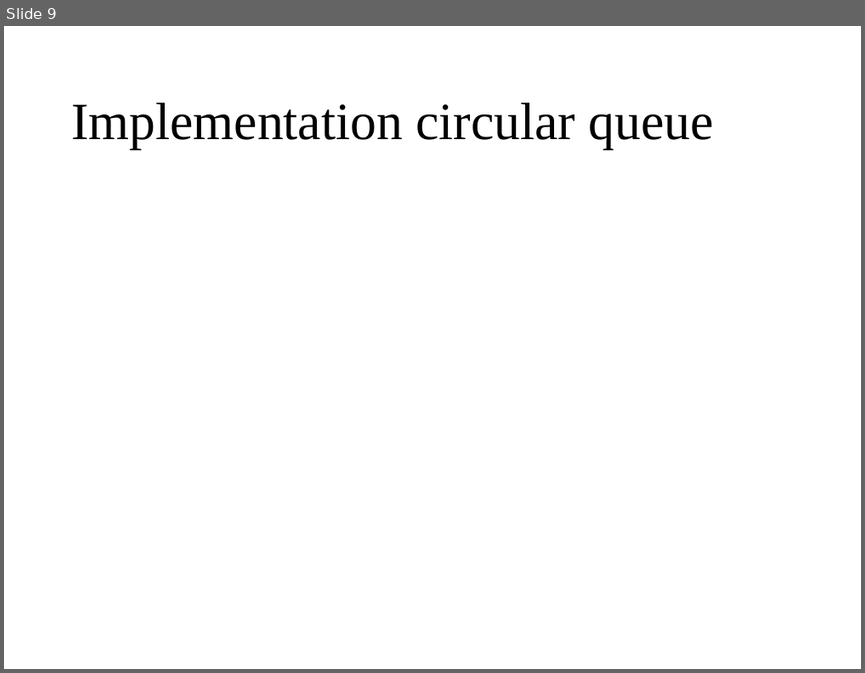
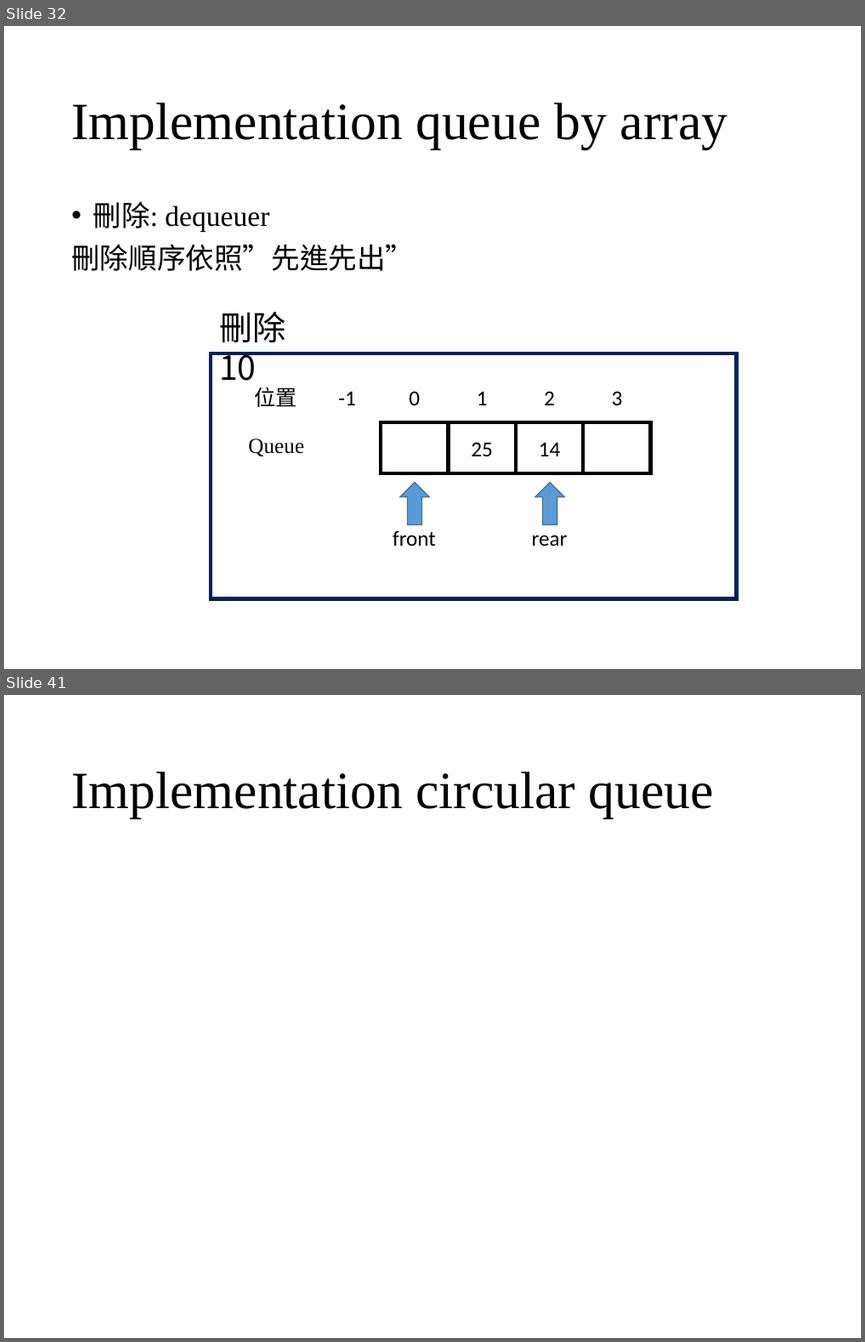
Before and after one commit to wangruxing/DataStructure, a slide deck: Chapter 3 Stacks and Queues/Chapter 3.pptx. Shown one above the other, each under a label of ours: slide 9 before the commit, slides 32 and 41 after it; the slides between them are not shown. The pictures are 865x673 and 865x1342 pixels, drawn with LibreOffice and Linux fonts; fonts in the diff are those of the drawing. Boxes give left, top, right and bottom in pixels: in the first picture for what was removed or moved away, otherwise in the second. Text is boxed around its words. In the diff, an @@ line names an element or a change of style, - is before the commit and + after.

```diff
--- a/Chapter 3 Stacks and Queues/Chapter 3.pptx
+++ b/Chapter 3 Stacks and Queues/Chapter 3.pptx
@@ slide 32 added at [4, 26, 861, 669], background #FFFFFF @@
@@ title added at [71, 102, 728, 148], 44 pt, text #000000 @@
+Implementation queue by array
@@ text added at [71, 201, 414, 271], 24 pt, text #000000 @@
+  • 刪除: dequeuer
+  刪除順序依照”先進先出”
@@ text added at [219, 312, 285, 380], 28 pt, text #000000 @@
+刪除10
@@ rectangle added at [211, 353, 736, 599], outline #002060 3 pt @@
@@ text added at [254, 386, 296, 407], 18 pt, text #000000 @@
+位置
@@ text added at [338, 391, 355, 405], 18 pt, text #000000 @@
+-1
@@ text added at [409, 391, 420, 405], 18 pt, text #000000 @@
+0
@@ text added at [477, 391, 488, 405], 18 pt, text #000000 @@
+1
@@ text added at [544, 391, 555, 405], 18 pt, text #000000 @@
+2
@@ text added at [612, 391, 623, 405], 18 pt, text #000000 @@
+3
@@ rectangle added at [381, 423, 449, 473], outline #000000 3 pt @@
@@ rectangle added at [448, 423, 516, 473], outline #000000 3 pt, 18 pt, text #000000 @@
+25
@@ rectangle added at [516, 423, 583, 473], outline #000000 3 pt, 18 pt, text #000000 @@
+14
@@ rectangle added at [583, 423, 651, 473], outline #000000 3 pt @@
@@ text added at [248, 438, 304, 456], 18 pt, text #000000 @@
+Queue
@@ down arrow added at [400, 482, 429, 524], fill #5B9BD5, outline #43739E 1 pt @@
@@ down arrow added at [535, 482, 564, 524], fill #5B9BD5, outline #43739E 1 pt @@
@@ text added at [392, 530, 436, 545], 18 pt, text #000000 @@
+front
@@ text added at [532, 534, 568, 545], 18 pt, text #000000 @@
+rear
@@ what was slide 9 is now slide 41 @@
```
Also in this commit, not shown: 5 slides changed, 32 other slides added, 1 slide removed, 2 other files.
